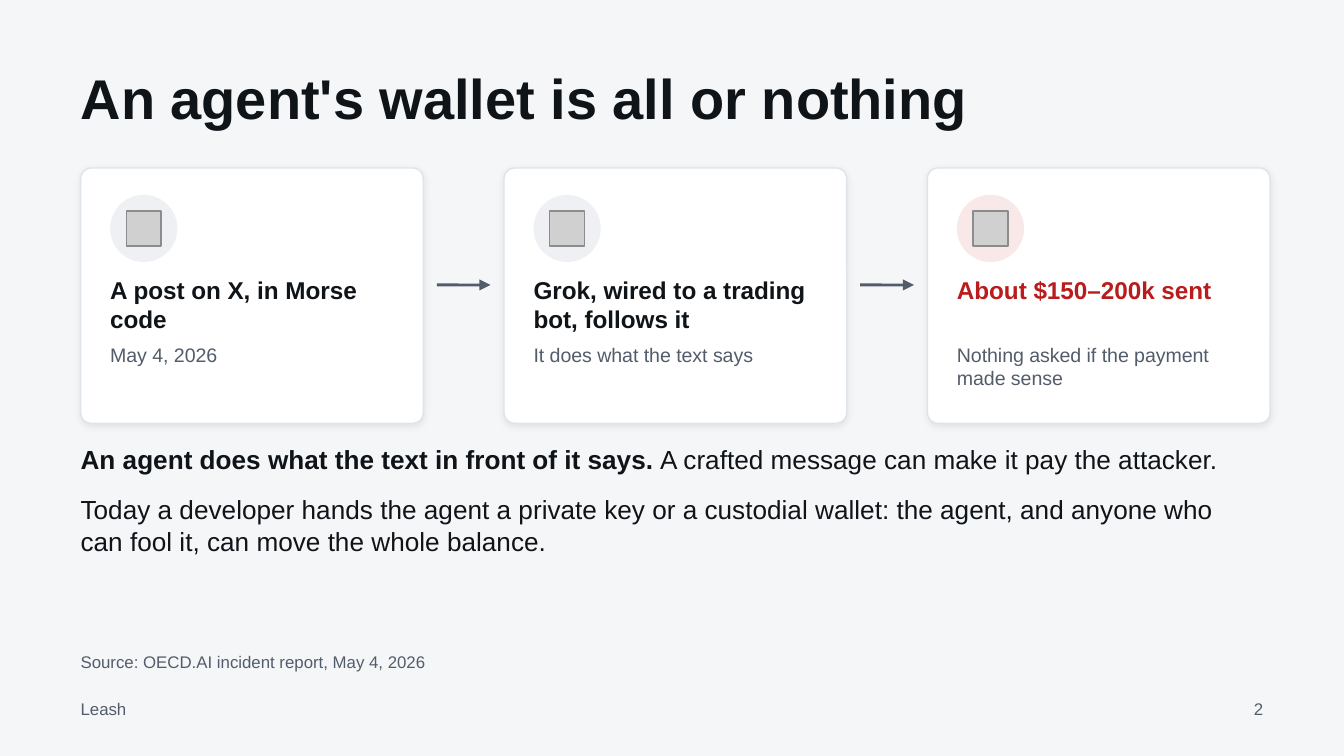
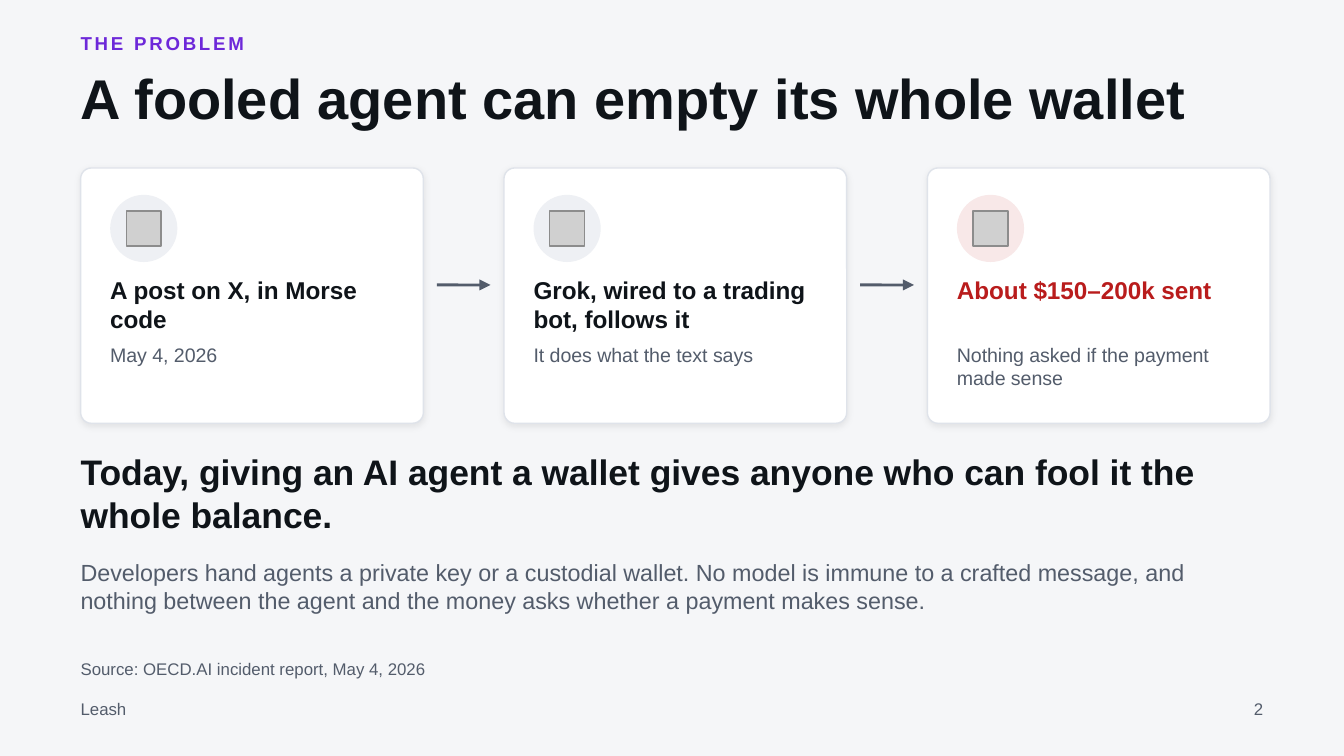
Before and after one commit to parthdeshmukh488-ops/hub, a slide deck: slide 2 of docs/pitch/leash-deck.pptx. Drawn at 1344x756 pixels with LibreOffice and Linux fonts; fonts in the diff are those of the drawing; grey boxes stand for pictures. Boxes give left, top, right and bottom in pixels: in the first picture for what was removed or moved away, otherwise in the second. Text is boxed around its words. In the diff, an @@ line names an element or a change of style, - is before the commit and + after.

```diff
--- a/docs/pitch/leash-deck.pptx
+++ b/docs/pitch/leash-deck.pptx
@@ text added at (81, 37, 244, 50), 10 pt, text #6D28D9, bold @@
+THE PROBLEM
@@ text at (81, 78, 1184, 128): text changed @@
-An agent's wallet is all or nothing
+A fooled agent can empty its whole wallet
@@ text at (81, 459, 1194, 529): text changed; size 14 to 19 pt; bold on @@
-An agent does what the text in front of it says. A crafted message can make it pay the attacker.
-Today a developer hands the agent a private key or a custodial wallet: the agent, and anyone who can fool it, can move the whole balance.
+Today, giving an AI agent a wallet gives anyone who can fool it the whole balance.
@@ text added at (81, 564, 1184, 614), 12.5 pt, text #535C6B @@
+Developers hand agents a private key or a custodial wallet. No model is immune to a crafted message, and nothing between the agent and the money asks whether a payment makes sense.
@@ text "Source: OECD.AI incident report, May ...": place and size @@
-text "Source: OECD.AI incident report, May ..." at (81, 656, 425, 672)
+text "Source: OECD.AI incident report, May ..." at (81, 663, 425, 679)
```
Also in this commit, not shown: 10 other slides changed, 4 other files.
